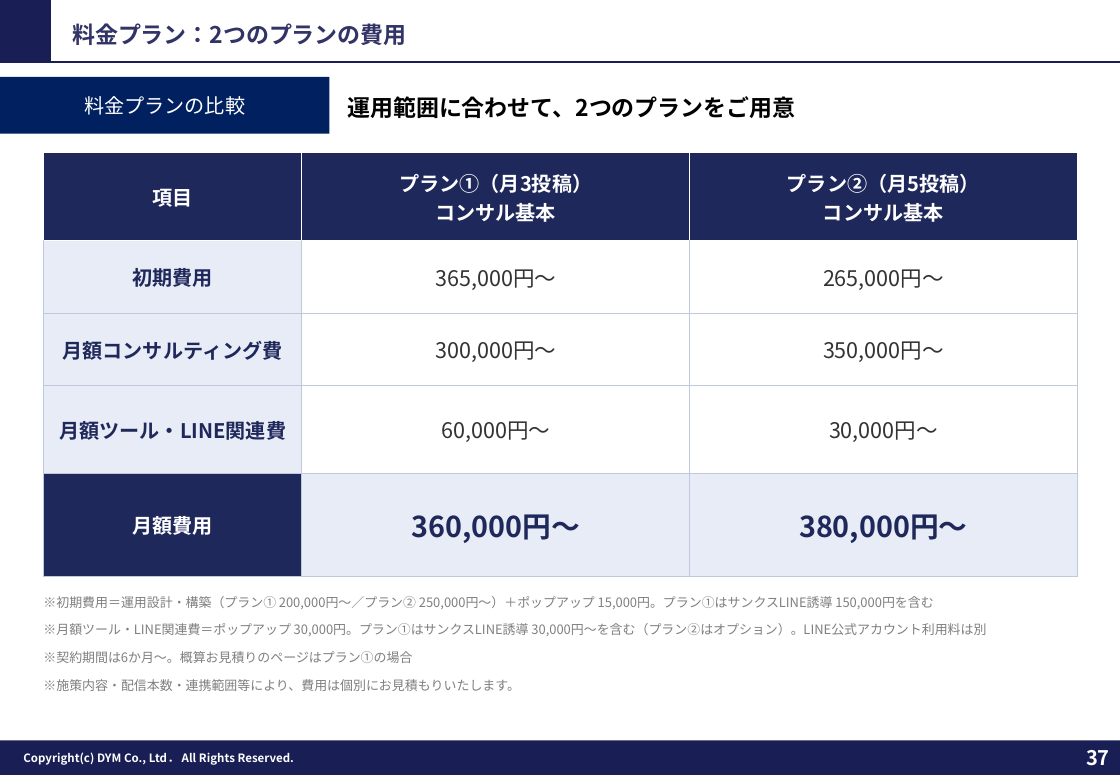
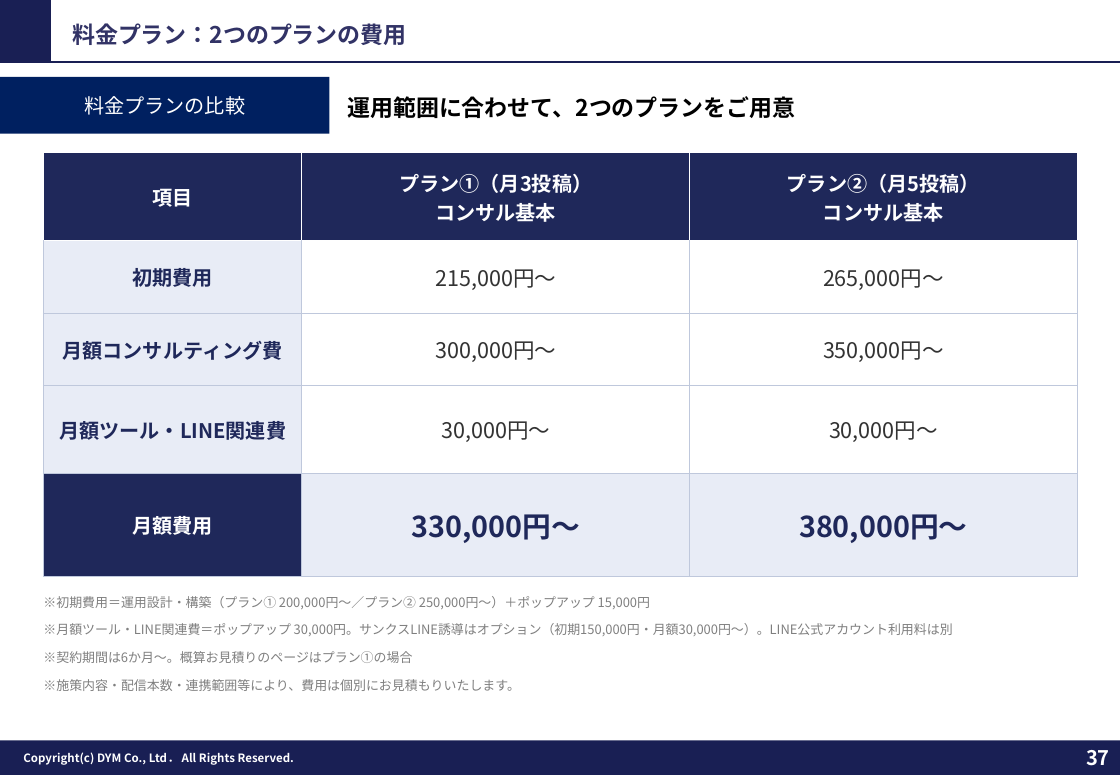
Before and after one commit to tonomura-r-dev/folder, a slide deck: slide 37 of 202610_株式会社ワクトリ御中_LINE公式アカウント運用のご提案_v2.pptx. Drawn at 1120x775 pixels with LibreOffice and Linux fonts; fonts in the diff are those of the drawing; background and template pictures are left out. Boxes give left, top, right and bottom in pixels: in the first picture for what was removed or moved away, otherwise in the second. Text is boxed around its words. In the diff, an @@ line names an element or a change of style, - is before the commit and + after.

```diff
--- a/202610_株式会社ワクトリ御中_LINE公式アカウント運用のご提案_v2.pptx
+++ b/202610_株式会社ワクトリ御中_LINE公式アカウント運用のご提案_v2.pptx
@@ table at (43, 153, 1078, 577) @@
-row 2, column 2: 365,000円〜
+row 2, column 2: 215,000円〜
-row 4, column 2: 60,000円〜
+row 4, column 2: 30,000円〜
-row 5, column 2: 360,000円〜
+row 5, column 2: 330,000円〜
@@ text at (43, 596, 650, 609): text changed @@
-※初期費用＝運用設計・構築（プラン① 200,000円〜／プラン② 250,000円〜）＋ポップアップ 15,000円。プラン①はサンクスLINE誘導 150,000円を含む
+※初期費用＝運用設計・構築（プラン① 200,000円〜／プラン② 250,000円〜）＋ポップアップ 15,000円
@@ text at (43, 623, 953, 636): text changed @@
-※月額ツール・LINE関連費＝ポップアップ 30,000円。プラン①はサンクスLINE誘導 30,000円〜を含む（プラン②はオプション）。LINE公式アカウント利用料は別
+※月額ツール・LINE関連費＝ポップアップ 30,000円。サンクスLINE誘導はオプション（初期150,000円・月額30,000円〜）。LINE公式アカウント利用料は別
```
Also in this commit, not shown: 2 other slides changed, 7 other files.
